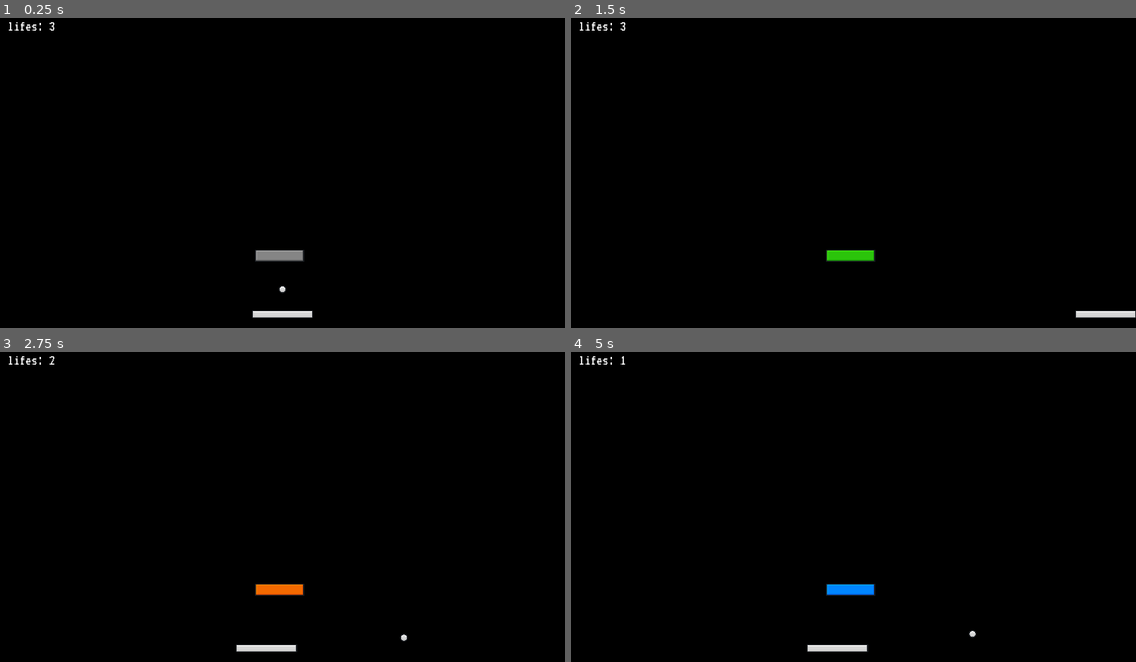
Above: before the commit, frames 1-4 (two rows, left to right).
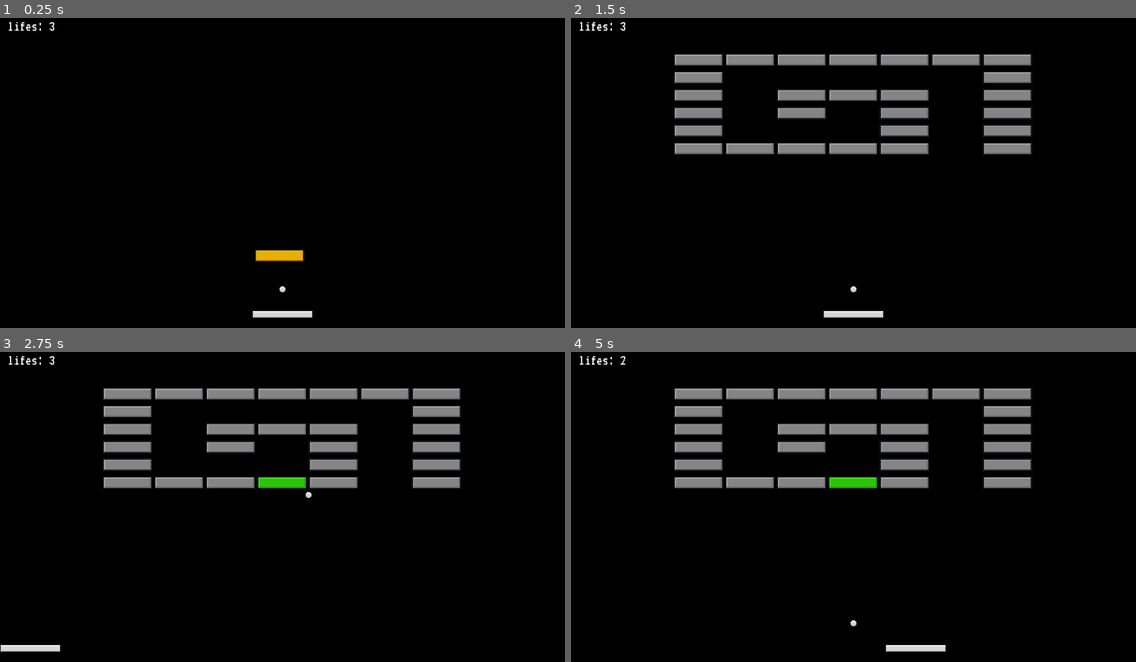
Above: after the commit, the same moments.

Repository: dazheng6/Brick-Breaker-2
Game: Godot game, scene res://Scenes/main.tscn
Two runs of this game, one before a commit and one after it. Both use one fixed random seed, a clock stepped at 60 frames per second and the inputs below.
Inputs (mouse positions are in pixels of both pictures, inside the frame that each line leads up to):
- Up to frame 1 (0.25 s): no input
- Up to frame 2 (1.5 s): tap Enter at 0.5 s; hold D (right) 0.53-1.25 s; click (853, 176) at 1.25 s, where only the run after the commit has a clickable "GO TO NEXT LEVEL"
- Up to frame 3 (2.75 s): tap Space at 2 s; hold A (left) from 2.03 s (still down)
- Up to frame 4 (5 s): release A (left) at 2.78 s; hold D (right) 2.78-4.28 s; tap Enter at 3.5 s; hold A (left) from 4.28 s (still down)

The runs differ from the first frame. In frame 1, 0.3% of the frame differs, in the area x 45-54%, y 75-79%; in frame 2, 10%; in frame 3, 10%; in frame 4, 10%, in the area x 8-82%, y 1-97%.

Commit message:
Did stuff 3

Diff:
--- a/Scenes/wall.tscn
+++ b/Scenes/wall.tscn
@@ -1,13 +1,18 @@
 [gd_scene load_steps=3 format=3 uid="uid://c4mkpq13dxiwv"]
 
-[ext_resource type="Script" path="res://Scenes/wall.gd" id="1_ev67v"]
+[sub_resource type="GDScript" id="GDScript_c1ndx"]
+script/source = "extends RigidBody2D
+
+class_name Wall
+
+"
 
 [sub_resource type="RectangleShape2D" id="RectangleShape2D_0yblm"]
 size = Vector2(1235, 36)
 
 [node name="Wall" type="RigidBody2D"]
 freeze = true
-script = ExtResource("1_ev67v")
+script = SubResource("GDScript_c1ndx")
 
 [node name="CollisionShape2D" type="CollisionShape2D" parent="."]
 position = Vector2(591, -18)
--- a/Scripts/level_definitions.gd
+++ b/Scripts/level_definitions.gd
@@ -3,7 +3,7 @@
 var current_level = 1
 
 var level_0 = [
-	[0,0,5,0,]
+	[0,0,1,0,]
 ]
 
 var level_1 = [
